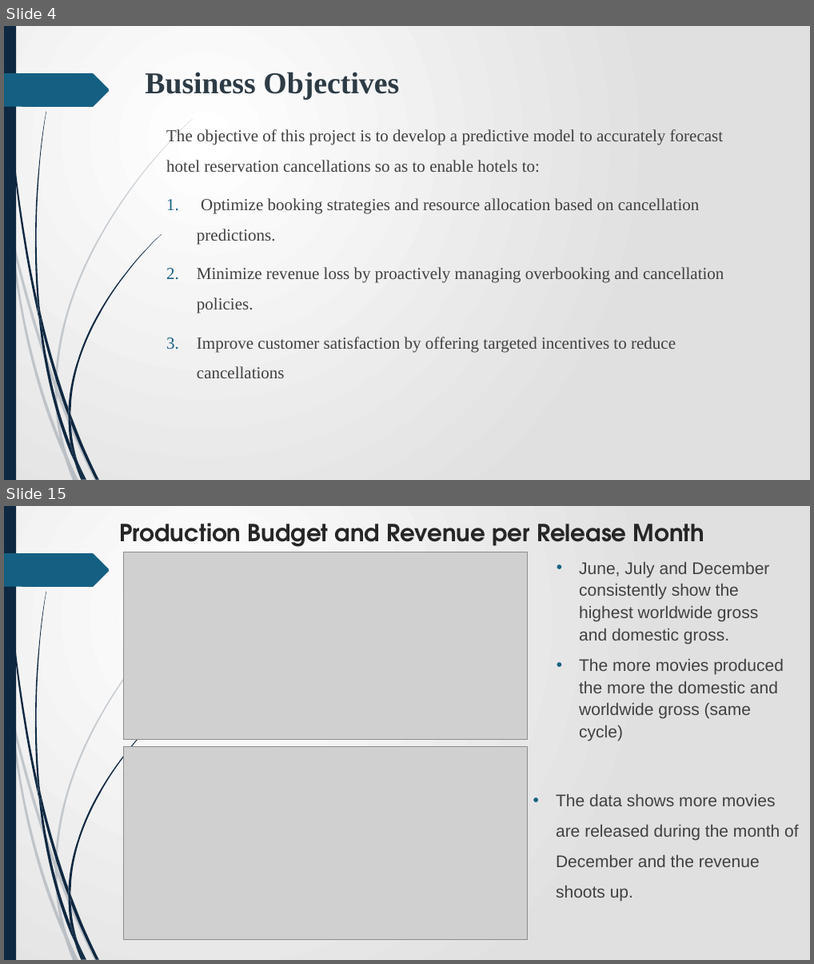
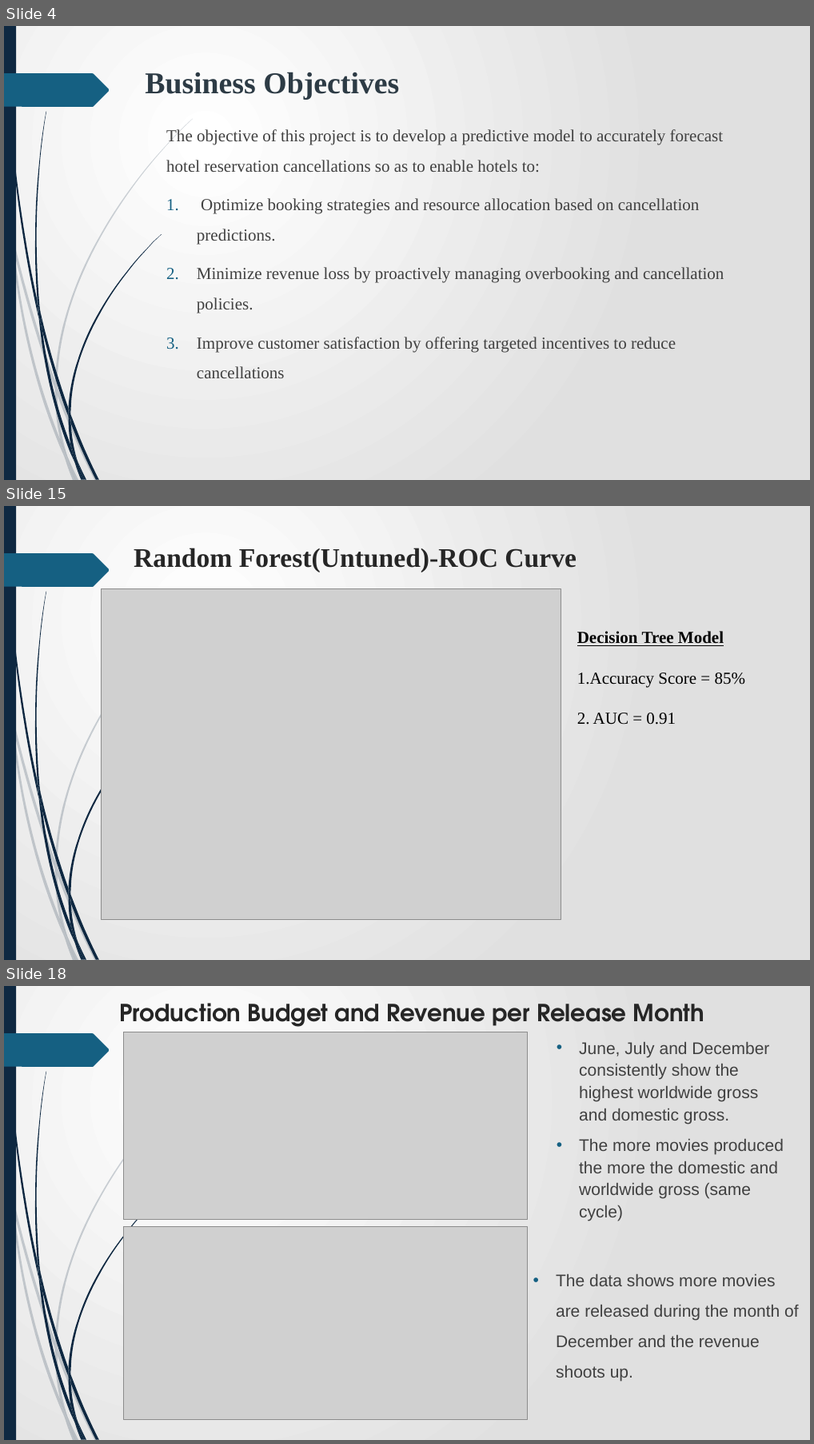
Before and after one commit to James-tech4/JAMES-PHASE-3-DSPT-8-PROJECT, a slide deck: Presentation.pptx. Shown one above the other, each under a label of ours: slides 4 and 15 before the commit, slides 4, 15 and 18 after it; the slides between them are not shown. The pictures are 814x964 and 814x1444 pixels, drawn with LibreOffice and Linux fonts; fonts in the diff are those of the drawing; grey boxes stand for pictures. Boxes give left, top, right and bottom in pixels: in the first picture for what was removed or moved away, otherwise in the second. Text is boxed around its words. In the diff, an @@ line names an element or a change of style, - is before the commit and + after.

```diff
--- a/Presentation.pptx
+++ b/Presentation.pptx
@@ slide 15 added at bbox=[4, 506, 810, 960], background gradient #FFFFFF to #E1E1E1; not listed: 24 template elements that a slide beside it also shows @@
@@ title added at bbox=[134, 548, 577, 572], 32 pt, text #262626, bold @@
+Random Forest(Untuned)-ROC Curve
@@ picture added at bbox=[102, 589, 561, 919] @@
@@ text added at bbox=[578, 631, 746, 724], 20 pt, text #000000 @@
+Decision Tree Model
+1.Accuracy Score = 85%
+2. AUC = 0.91
@@ what was slide 15 is now slide 18 @@
```
Also in this commit, not shown: 8 slides changed, 5 other slides added, 3 slides removed, 2 other files.
